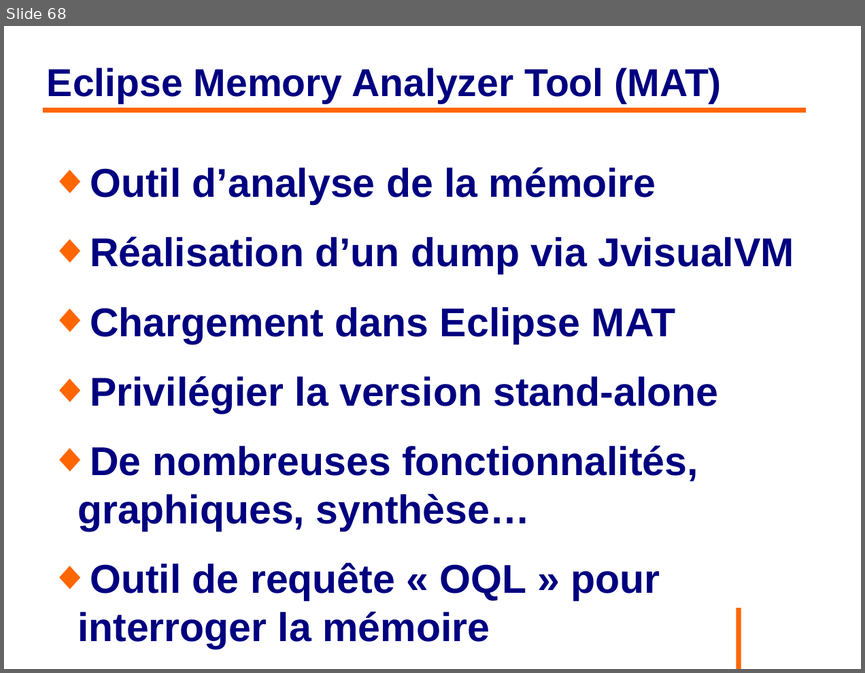
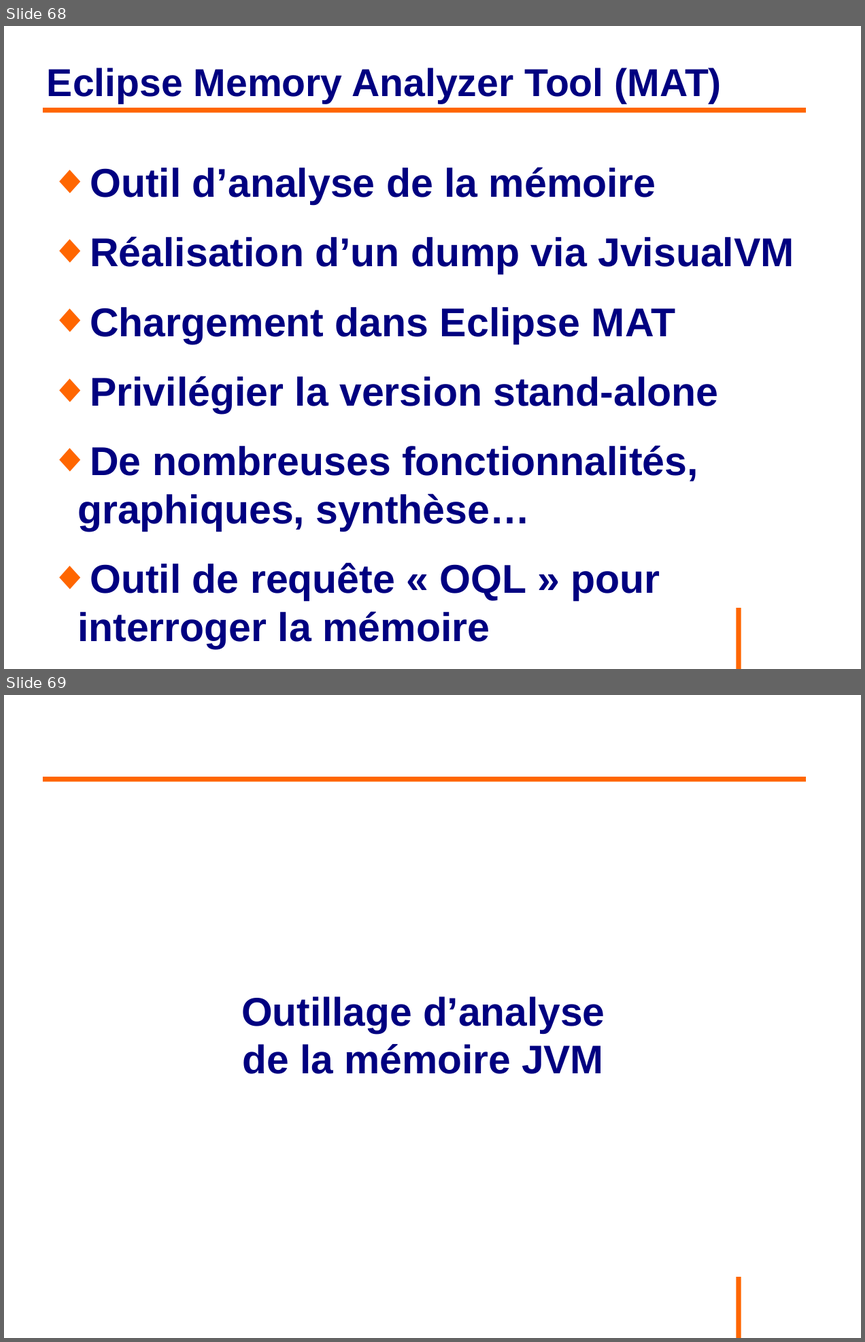
Before and after one commit to philphils/formation-hibernate-avancee, a slide deck: Documentation/diapo_formation_hibernate_avancee.odp. Shown one above the other, each under a label of ours: slide 68 before the commit, slides 68 and 69 after it. The pictures are 865x673 and 865x1342 pixels, drawn with LibreOffice and Linux fonts; fonts in the diff are those of the drawing; background and template pictures are left out. Boxes give left, top, right and bottom in pixels: in the first picture for what was removed or moved away, otherwise in the second. Text is boxed around its words. In the diff, an @@ line names an element or a change of style, - is before the commit and + after.

```diff
--- a/Documentation/diapo_formation_hibernate_avancee.odp
+++ b/Documentation/diapo_formation_hibernate_avancee.odp
@@ slide 69 added at (4, 695, 861, 1338), background #FFFFFF; not listed: 1 template element that a slide beside it also shows @@
@@ line added from (43, 779) to (806, 779), #FF6600 4.54 pt @@
@@ text added at (241, 996, 604, 1074), 37 pt, text #000080, bold @@
+Outillage d’analyse de la mémoire JVM
```
Also in this commit, not shown: 8 other slides added.
